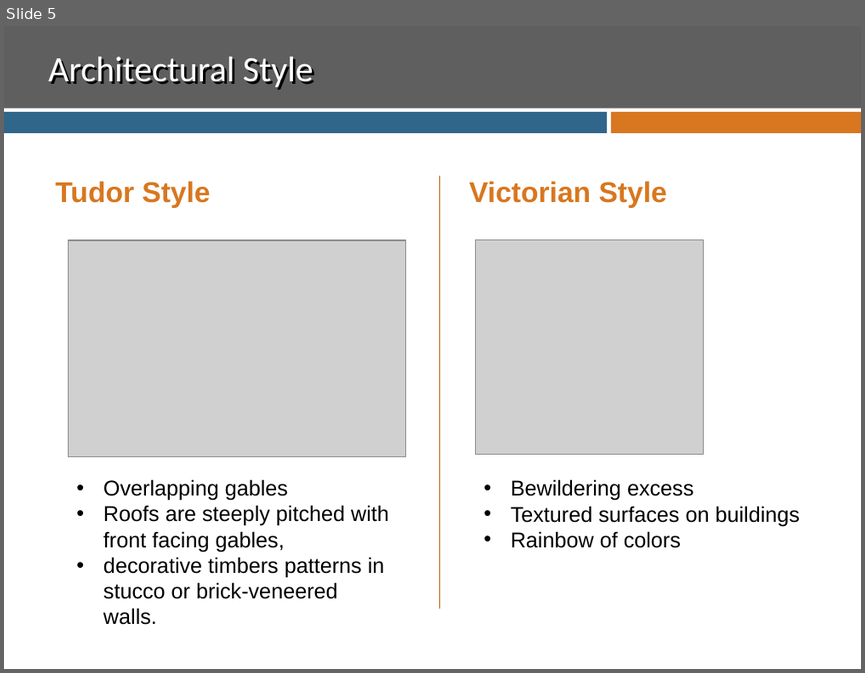
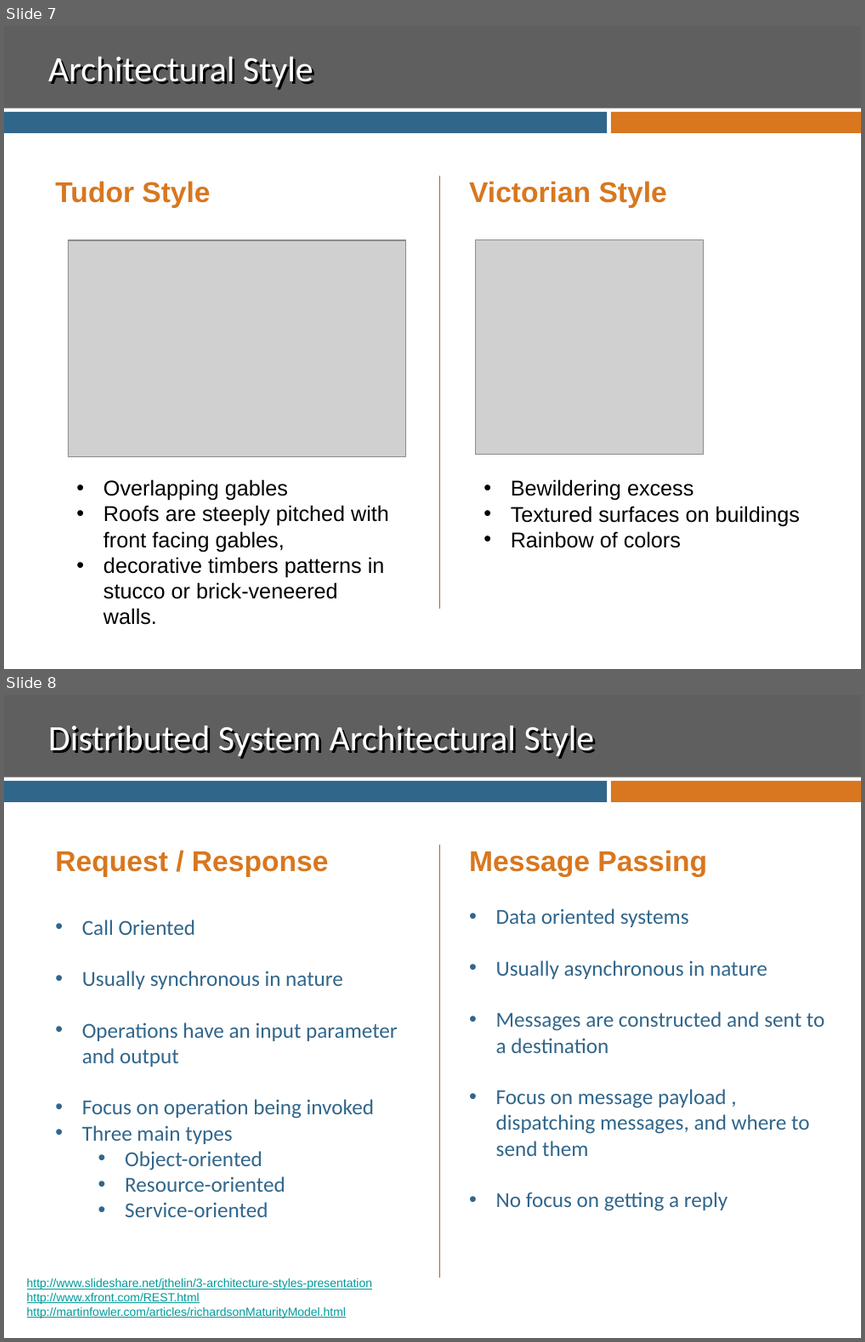
Before and after one commit to ssuing8825/CodeCamp.Web, a slide deck: REST.pptx. Shown one above the other, each under a label of ours: slide 5 before the commit, slides 7 and 8 after it. The pictures are 865x673 and 865x1342 pixels, drawn with LibreOffice and Linux fonts; fonts in the diff are those of the drawing; grey boxes stand for pictures; background and template pictures are left out. Boxes give left, top, right and bottom in pixels: in the first picture for what was removed or moved away, otherwise in the second. Text is boxed around its words. In the diff, an @@ line names an element or a change of style, - is before the commit and + after.

```diff
--- a/REST.pptx
+++ b/REST.pptx
@@ slide 8 added at (4,695,861,1338), background #FFFFFF; not listed: 3 template elements that a slide beside it also shows @@
@@ title added at (48,726,595,759), 30 pt, text #FFFFFF @@
+Distributed System Architectural Style
@@ line added from (439, 845) to (439, 1277), #B76111 0.75 pt @@
@@ text added at (55,851,329,877), 24 pt, text #D8771F, bold @@
+Request / Response
@@ text added at (469,850,707,877), 24 pt, text #D8771F, bold @@
+Message Passing
@@ text added at (82,919,398,1217), 18 pt, text #31668B @@
+• Call Oriented
+• Usually synchronous in nature
+• Operations have an input parameter and output
+• Focus on operation being invoked
+• Three main types
+  • Object-oriented
+  • Resource-oriented
+  • Service-oriented
@@ text added at (496,908,824,1211), 18 pt, text #31668B @@
+• Data oriented systems
+• Usually asynchronous in nature
+• Messages are constructed and sent to a destination
+• Focus on message payload , dispatching messages, and where to send them
+• No focus on getting a reply
@@ text added at (27,1278,372,1318), 10 pt, text #009999, underline @@
+http://www.slideshare.net/jthelin/3-architecture-styles-presentation
+http://www.xfront.com/REST.html
+http://martinfowler.com/articles/richardsonMaturityModel.html
@@ what was slide 5 is now slide 7 @@
```
Also in this commit, not shown: 2 slides changed, 8 other slides added.
